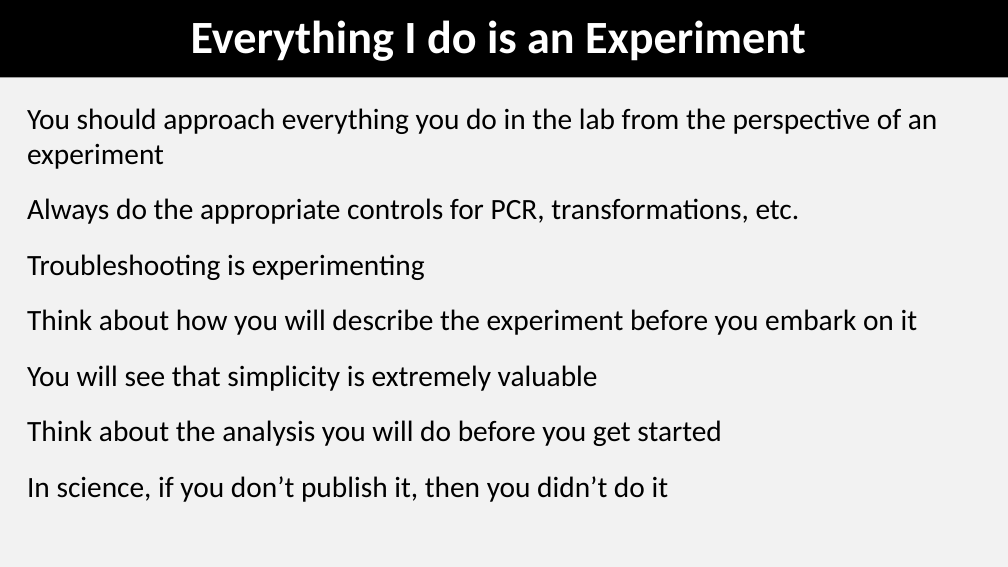
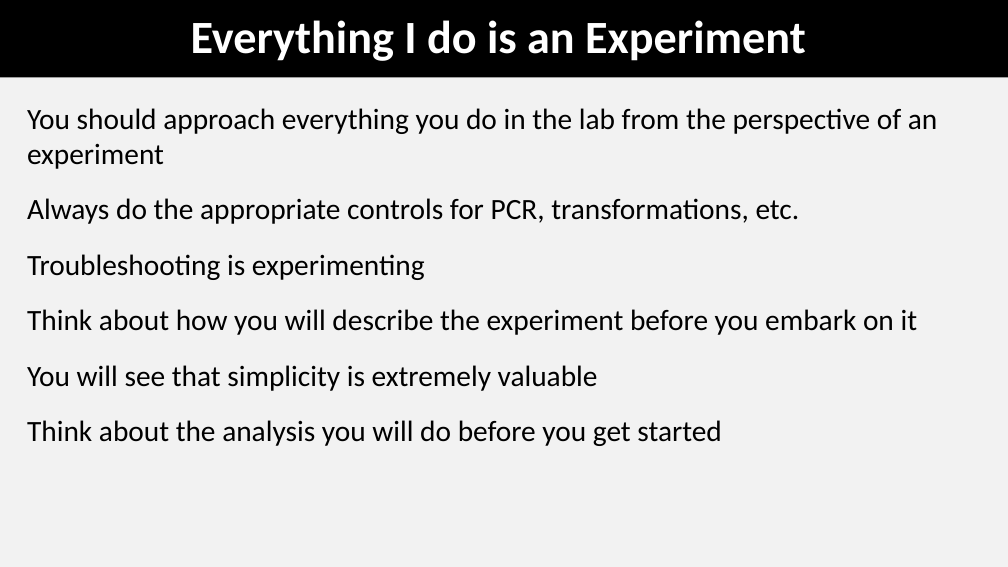
Before and after one commit to coleoguy/coleoguy.github.io, a slide deck: slide 14 of teaching/expdes/lec4.pptx. Drawn at 1008x567 pixels with LibreOffice and Linux fonts; fonts in the diff are those of the drawing. Boxes give left, top, right and bottom in pixels: in the first picture for what was removed or moved away, otherwise in the second. Text is boxed around its words. In the diff, an @@ line names an element or a change of style, - is before the commit and + after.

```diff
--- a/teaching/expdes/lec4.pptx
+++ b/teaching/expdes/lec4.pptx
@@ text at (27, 476, 669, 502): paragraph removed @@
-In science, if you don’t publish it, then you didn’t do it
```
Also in this commit, not shown: 5 other slides changed, 5 other files.
